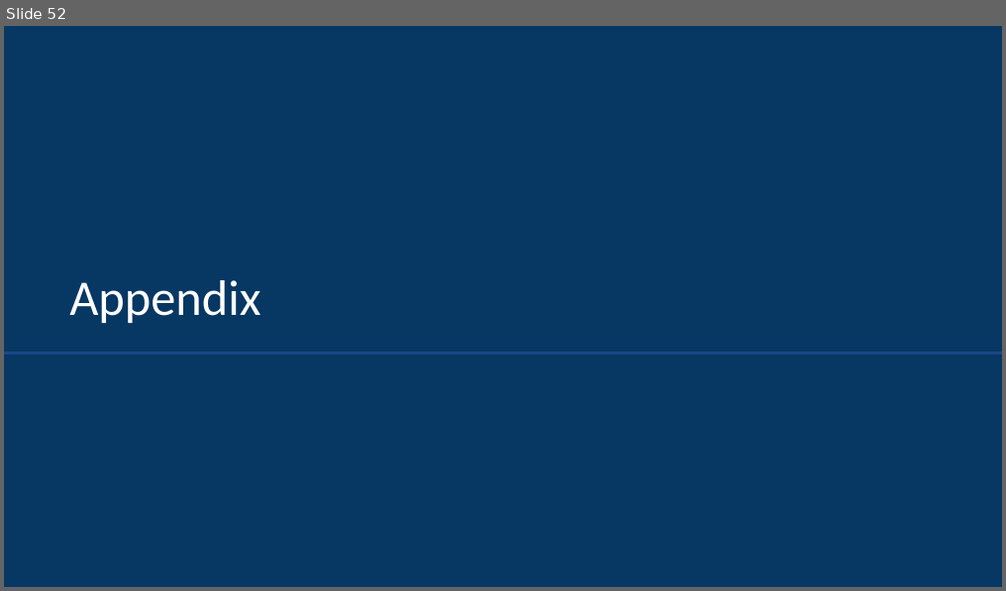
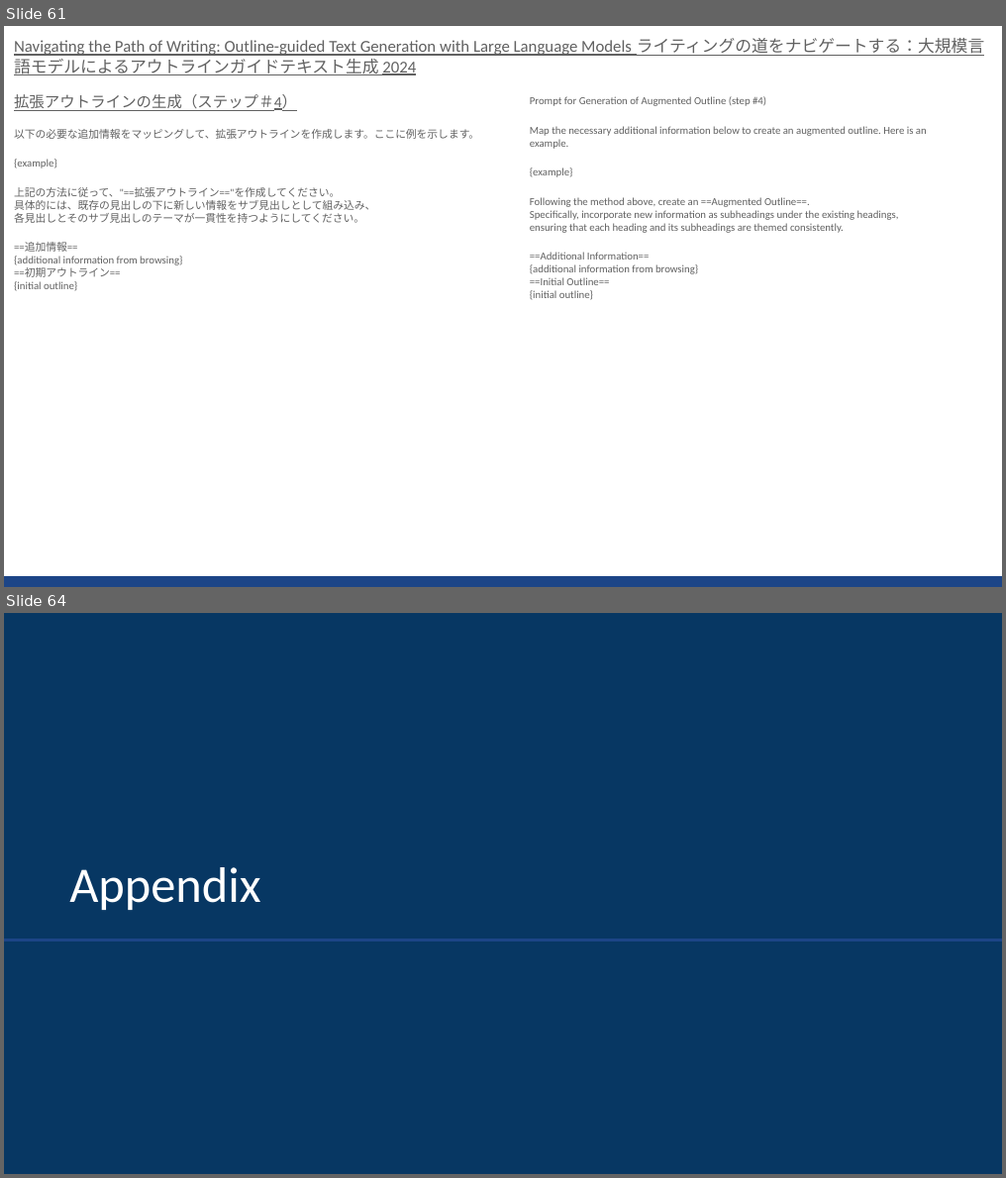
Before and after one commit to sekihan02/code_sundbox, a slide deck: 2024_LLM論文要約_4.pptx. Shown one above the other, each under a label of ours: slide 52 before the commit, slides 61 and 64 after it; the slides between them are not shown. The pictures are 1006x591 and 1006x1178 pixels, drawn with LibreOffice and Linux fonts; fonts in the diff are those of the drawing. Boxes give left, top, right and bottom in pixels: in the first picture for what was removed or moved away, otherwise in the second. Text is boxed around its words. In the diff, an @@ line names an element or a change of style, - is before the commit and + after.

Commit message:
論文追加

```diff
--- a/2024_LLM論文要約_4.pptx
+++ b/2024_LLM論文要約_4.pptx
@@ slide 61 added at (4,26,1002,587), background #FFFFFF @@
@@ text added at (14,38,984,291), 7.6 pt, text #616161 @@
+Navigating the Path of Writing: Outline-guided Text Generation with Large Language Models ライティングの道をナビゲートする：大規模言語モデルによるアウトラインガイドテキスト生成 2024
+拡張アウトラインの生成（ステップ＃4）
+以下の必要な追加情報をマッピングして、拡張アウトラインを作成します。ここに例を示します。
+{example}
+上記の方法に従って、"==拡張アウトライン=="を作成してください。
+具体的には、既存の見出しの下に新しい情報をサブ見出しとして組み込み、
+各見出しとそのサブ見出しのテーマが一貫性を持つようにしてください。
+==追加情報==
+{additional information from browsing}
+==初期アウトライン==
+{initial outline}
@@ text added at (530,96,927,300), 7.6 pt, text #616161 @@
+Prompt for Generation of Augmented Outline (step #4)
+Map the necessary additional information below to create an augmented outline. Here is an example.
+{example}
+Following the method above, create an ==Augmented Outline==.
+Specifically, incorporate new information as subheadings under the existing headings,
+ensuring that each heading and its subheadings are themed consistently.
+==Additional Information==
+{additional information from browsing}
+==Initial Outline==
+{initial outline}
@@ rectangle added at (4,576,1002,587), fill #1C4587 @@
@@ what was slide 52 is now slide 64 @@
```
Also in this commit, not shown: 11 other slides added, 3 other files.
